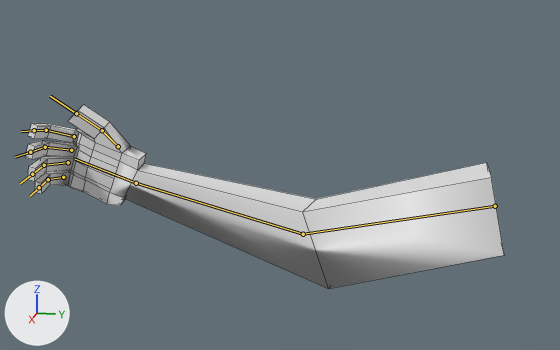
A saved change to the FBX model Assets/Player/arm-grapple.fbx.
Rendered twice from a 50 mm camera at (6.73, -0.55, 1.84) aimed at (0.23, -1.85, 0.21). The axes (+X, +Y, +Z) are drawn at lower left. The lights are the same throughout. Both versions are drawn at frame 9 of the action 'Armature|ArmatureAction'; the numbers are the values there. The bones that bend it are drawn over the model as lines. Mesh edges are drawn as thin lines.
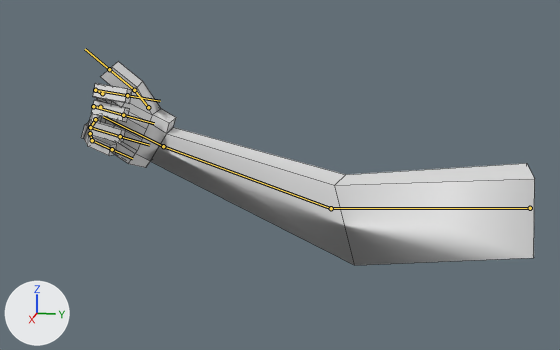
Boxes [x1, y1, x2, y2] around the edits, measured in the pictures (560 x 350 px):
'Cube.008', posed (10% taller): before [26, 105, 504, 289]; after [81, 62, 535, 265]
bone 'Upper Arm', root to tip: before (495, 206) to (303, 234); after (530, 208) to (331, 208)
bone 'Lower Arm', root to tip: before (303, 234) to (136, 183); after (331, 208) to (163, 146)
bone 'Hand', root to tip: before (136, 183) to (75, 159); after (163, 146) to (103, 116)
bone 'Index Lower', root to tip: before (74, 136) to (46, 130); after (102, 93) to (95, 90)
bone 'Index Higher', root to tip: before (46, 130) to (34, 130); after (95, 90) to (127, 95)
bone 'Middlefinger Lower', root to tip: before (71, 150) to (45, 147); after (100, 107) to (93, 106)
bone 'Middlefinger Higher', root to tip: before (45, 147) to (30, 152); after (93, 106) to (123, 115)
bone 'Ringfinger Lower', root to tip: before (68, 162) to (44, 165); after (95, 119) to (90, 127)
bone 'Ringfinger Higher', root to tip: before (44, 165) to (32, 174); after (90, 127) to (120, 136)
bone 'Pinky Lower', root to tip: before (63, 177) to (48, 179); after (90, 133) to (92, 140)
bone 'Pinky Higher', root to tip: before (48, 179) to (39, 187); after (92, 140) to (112, 149)

The change in detail:
Bone 'Upper Arm' (bone_upper_arm) moves from (0.0, 0.0, 0.0) to (-0.003, -0.288, 0.0).
Bone 'Upper Arm' (bone_upper_arm) turns from (12, 0, 0) to (4, 0, 0) degrees about its own x, y and z.
Bone 'Lower Arm' (bone_lower_arm) turns from (-26, 1, 0) to (-21, 1, 0) degrees about its own x, y and z.
Bone 'Hand' (bone_hand) turns from (-5, 0, -6) to (-7, 0, -6) degrees about its own x, y and z.
Bone 'Index Lower' (bone_index_lower) moves from (0.008, 0.01, 0.005) to (0.02, 0.023, 0.012).
Bone 'Index Lower' (bone_index_lower) turns from (-7, 5, -41) to (-18, 4, -91) degrees about its own x, y and z.
Bone 'Index Higher' (bone_index_higher) turns from (-5, 1, -45) to (-11, 0, -75) degrees about its own x, y and z.
Bone 'Middlefinger Lower' (bone_middlefinger_lower) turns from (-4, 5, -46) to (-13, 6, -89) degrees about its own x, y and z.
Bone 'Middlefinger Higher' (bone_middlefinger_higher) turns from (-2, -3, -39) to (-3, -6, -76) degrees about its own x, y and z.
Bone 'Ringfinger Lower' (bone_ringfinger_lower) turns from (2, 2, -50) to (2, 6, -98) degrees about its own x, y and z.
Bone 'Ringfinger Higher' (bone_ringfinger_higher) turns from (1, -2, -39) to (2, -3, -77) degrees about its own x, y and z.
Bone 'Pinky Lower' (bone_pinky_lower) moves from (-0.011, -0.001, 0.0) to (-0.025, -0.003, 0.0).
Bone 'Pinky Lower' (bone_pinky_lower) turns from (1, 0, -58) to (1, 1, -113) degrees about its own x, y and z.
Bone 'Pinky Higher' (bone_pinky_higher) turns from (-1, 2, -31) to (-4, 6, -45) degrees about its own x, y and z.
